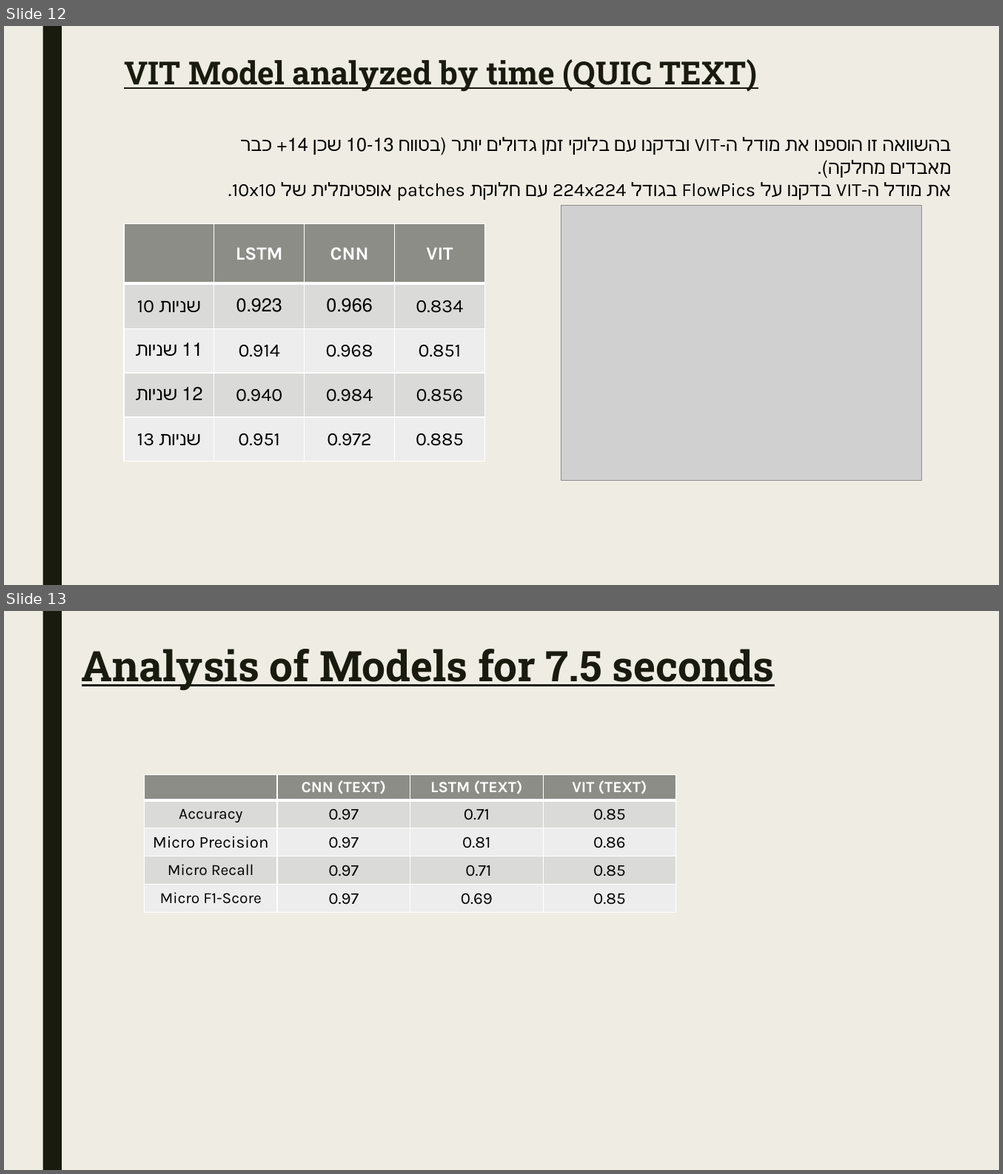
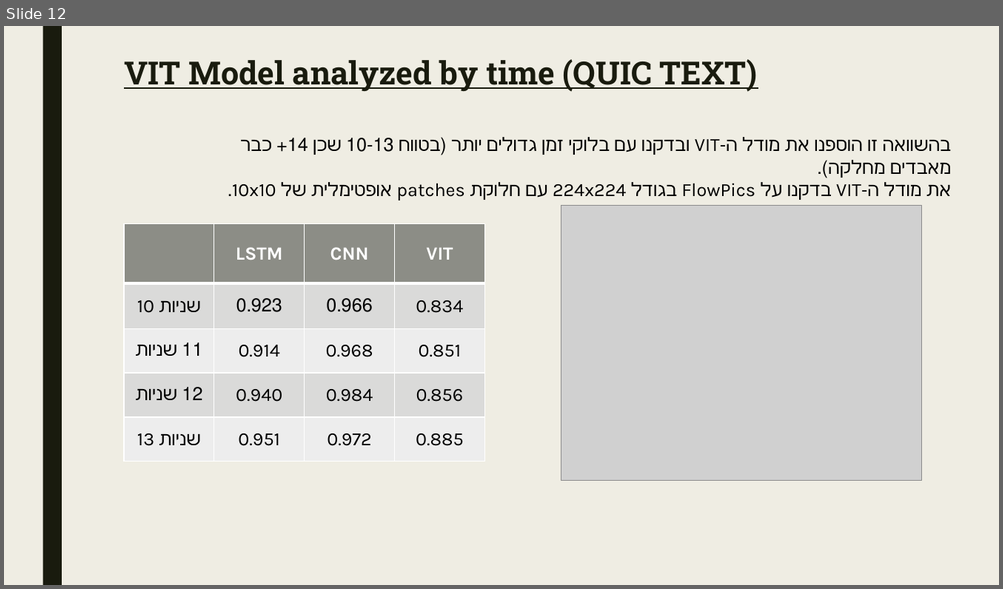
Before and after one commit to ShalevBenDavid/Traffic-Classification-Research, a slide deck: Research/Research_Progress.pptx. Shown one above the other, each under a label of ours: slides 12 and 13 before the commit, slide 12 after it. The pictures are 1003x1174 and 1003x589 pixels, drawn with LibreOffice and Linux fonts; fonts in the diff are those of the drawing; grey boxes stand for pictures. Boxes give left, top, right and bottom in pixels: in the first picture for what was removed or moved away, otherwise in the second. Text is boxed around its words. In the diff, an @@ line names an element or a change of style, - is before the commit and + after.

Commit message:
Uploading QUIC TEXT results (classification reports)

```diff
--- a/Research/Research_Progress.pptx
+++ b/Research/Research_Progress.pptx
@@ slide 13 removed at [4,611,999,1170], background #EFEDE3; not listed: 1 template element that a slide beside it also shows @@
@@ text removed at [82,649,774,690] @@
-Analysis of Models for 7.5 seconds
@@ table removed at [145,775,675,913], 5 rows, 4 columns @@
- | CNN (TEXT) | LSTM (TEXT) | VIT (TEXT)
-Accuracy | 0.97 | 0.71 | 0.85
-Micro Precision | 0.97 | 0.81 | 0.86
-Micro Recall | 0.97 | 0.71 | 0.85
-Micro F1-Score | 0.97 | 0.69 | 0.85
```
Also in this commit, not shown: 1 slide changed, 1 slide added, 4 other files.
